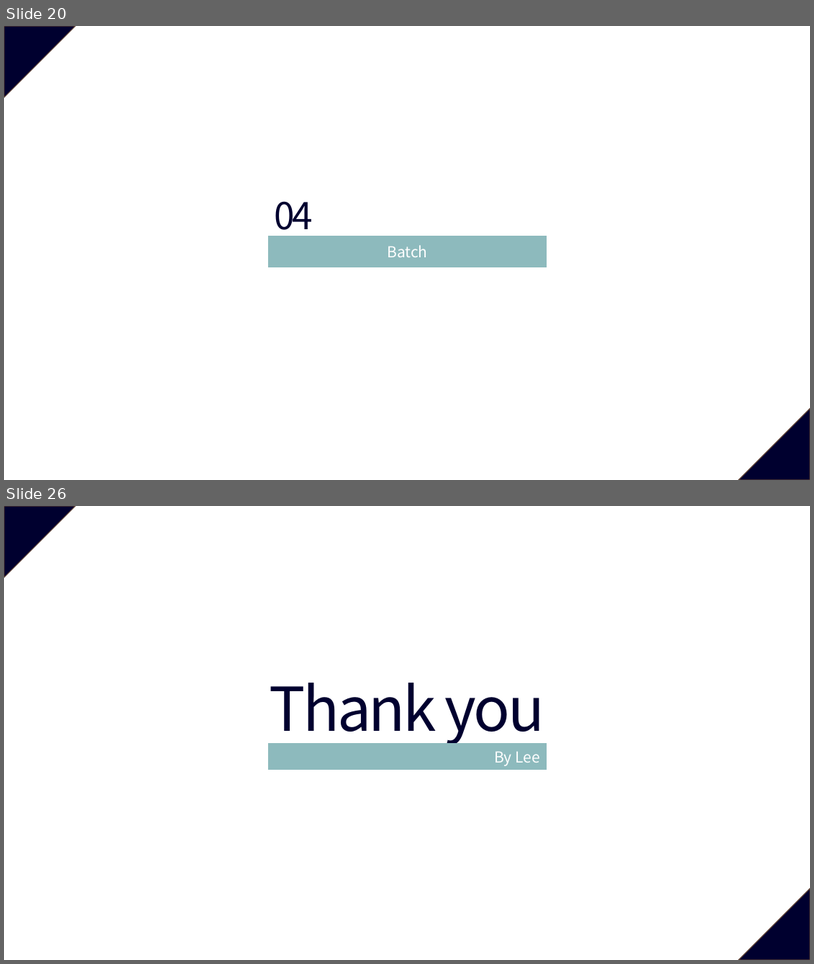
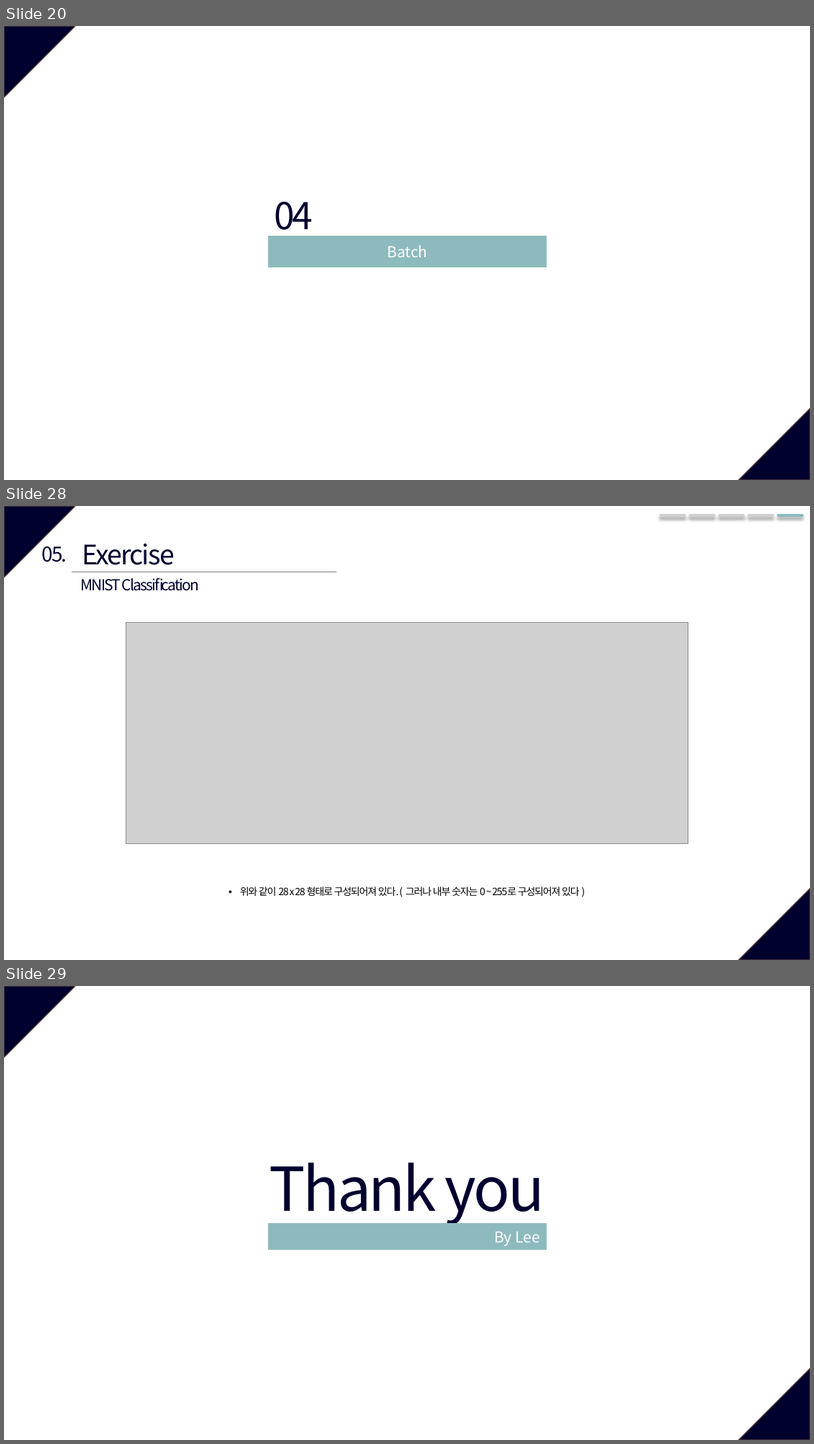
Before and after one commit to vhrehfdl/deep-learning-study, a slide deck: chapter3/Deep Learning 3강(Regularization, batch).pptx. Shown one above the other, each under a label of ours: slides 20 and 26 before the commit, slides 20, 28 and 29 after it; the slides between them are not shown. The pictures are 814x964 and 814x1444 pixels, drawn with LibreOffice and Linux fonts; fonts in the diff are those of the drawing; grey boxes stand for pictures. Boxes give left, top, right and bottom in pixels: in the first picture for what was removed or moved away, otherwise in the second. Text is boxed around its words. In the diff, an @@ line names an element or a change of style, - is before the commit and + after.

```diff
--- a/chapter3/Deep Learning 3강(Regularization, batch).pptx
+++ b/chapter3/Deep Learning 3강(Regularization, batch).pptx
@@ slide 28 added at [4, 506, 810, 960], background #FFFFFF; not listed: 2 template elements that a slide beside it also shows @@
@@ line added from (661, 515) to (685, 515), #D0CECE 3.5 pt @@
@@ line added from (691, 515) to (714, 515), #D0CECE 3.5 pt @@
@@ line added from (720, 515) to (744, 515), #D0CECE 3.5 pt @@
@@ line added from (749, 515) to (774, 515), #D0CECE 3.5 pt @@
@@ line added from (779, 515) to (802, 515), #8DBABD 3.5 pt @@
@@ text added at [41, 546, 67, 562], 24 pt, text #00002F @@
+05.
@@ text added at [82, 543, 175, 565], 32 pt, text #00002F @@
+Exercise
@@ line added from (72, 572) to (337, 572), #808080 0.5 pt @@
@@ text added at [81, 578, 200, 591], 18 pt, text #00002F @@
+MNIST Classification
@@ picture added at [126, 622, 689, 844] @@
@@ text added at [240, 886, 580, 896], 12 pt, text #000000 @@
+• 위와 같이 28 x 28 형태로 구성되어져 있다. ( 그러나 내부 숫자는 0 ~ 255로 구성되어져 있다 )
@@ what was slide 26 is now slide 29 @@
```
Also in this commit, not shown: 20 slides changed, 2 other slides added, 1 other file.
